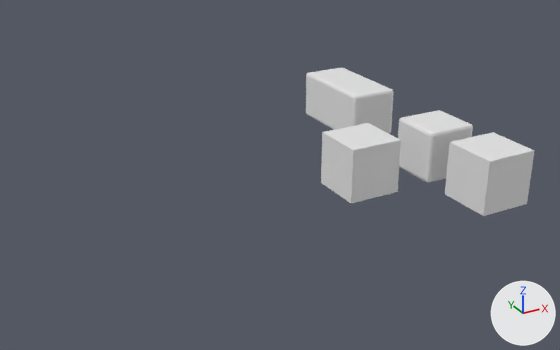
Two versions of the Blender file GGJ26_Assets/Tile.blend, one commit apart.
The view is the same before and after, from a 50 mm lens placed at (-9.15, -10.61, 5.4), pointed at (-2.98, 0.62, -0.22). The lights are fixed; the arrows at lower right show +X, +Y and +Z. The picture after the commit comes second.
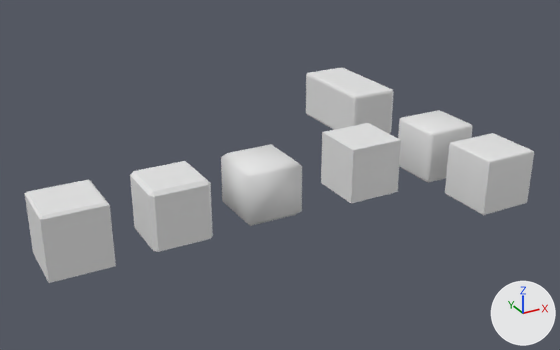
Commit message: Tile Updates

What changed in the scene script:
```text
Add me_cube_006:
    me_cube_006.from_pydata(...)  # 16 vertices, 14 faces; spans x -1.0..1.0, y -1.0..1.0, z -1.12..1.0
Add me_cube_003:
    me_cube_003.from_pydata(...)  # 24 vertices, 26 faces; spans x -1.0..1.0, y -1.0..1.0, z -1.0..1.0
Add me_cube_002:
    me_cube_002.from_pydata(...)  # 16 vertices, 14 faces; spans x -1.0..1.0, y -1.0..1.0, z -1.0..1.0
    me_cube_002.polygons.foreach_set('use_smooth', [True] * 14)
Add ob_cube_012:
    ob_cube_012 = bpy.data.objects.new('Cube.012', me_cube_006)
    ob_cube_012.location = (-6.92, 0.0, 0.0)
    ob_cube_012.scale = (0.5, 0.5, 0.5)
Add ob_cube_011:
    ob_cube_011 = bpy.data.objects.new('Cube.011', me_cube_003)
    ob_cube_011.location = (-5.29, 0.0, 0.0)
    ob_cube_011.scale = (0.5, 0.5, 0.5)
Add ob_cube_010:
    ob_cube_010 = bpy.data.objects.new('Cube.010', me_cube_002)
    ob_cube_010.location = (-3.68, 0.0, 0.0)
    ob_cube_010.scale = (0.5, 0.5, 0.5)
```

Boxes [x1, y1, x2, y2] around the edits, measured in the pictures (560 x 350 px):
'Cube.012', added: after [24, 180, 116, 283]
'Cube.011', added: after [130, 161, 213, 252]
'Cube.010', added: after [221, 144, 302, 226]
